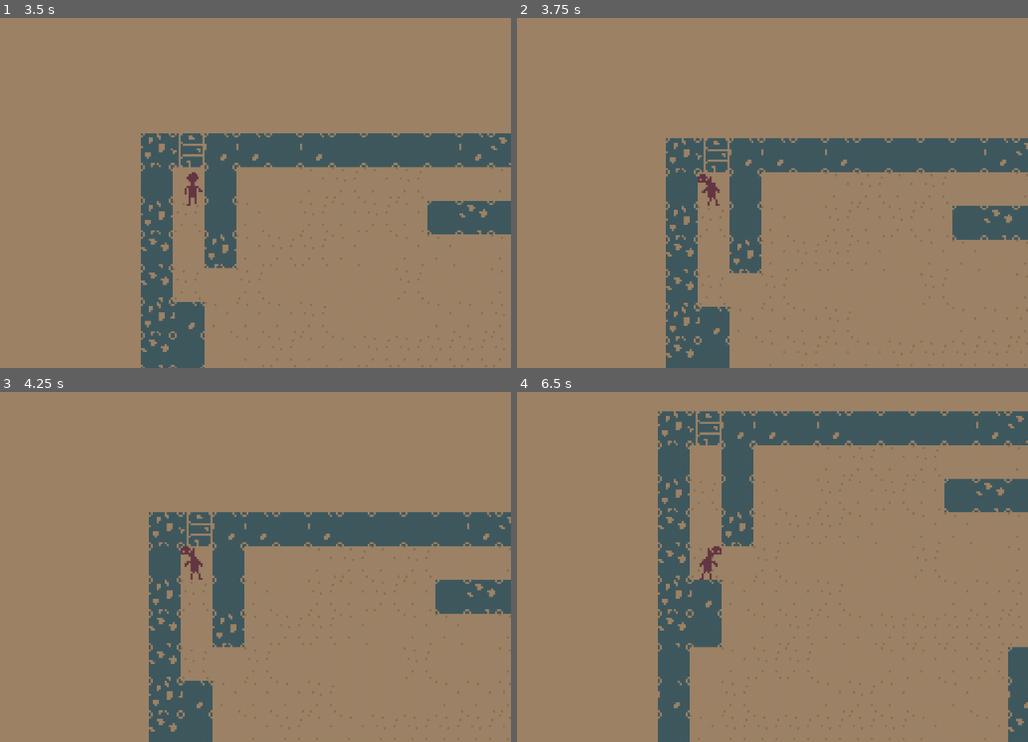
Above: before the commit, frames 1-4 (two rows, left to right).
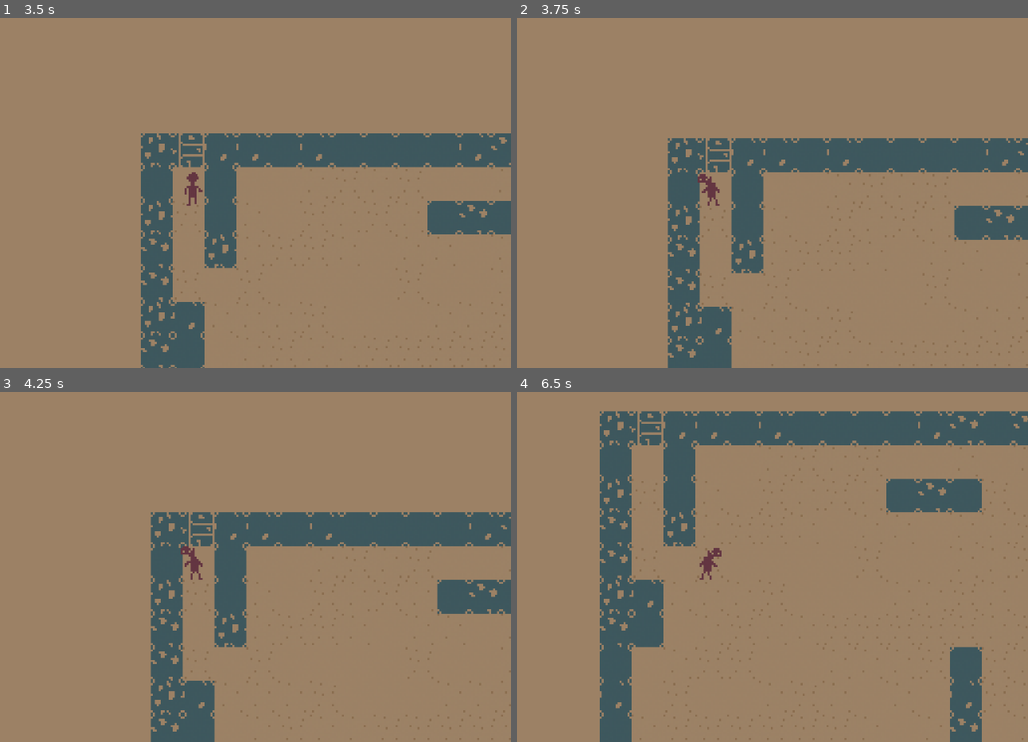
Above: after the commit, the same moments.

Repository: ThomasLandstra/Rougelike
Game: Godot game, scene res://game scene.tscn
Same seed, same stepped clock (60 frames per second), same inputs: the game is played once before the commit and once after it.
Inputs:
- Up to frame 1 (3.5 s): tap Enter at 0.5, 2.75 s; hold Right (ui_right) 0.53-1.28 s; hold Shift 0.53-1.28 s; tap Space at 1.25 s; hold Down (ui_down) 1.28-2.03 s; tap E at 1.35, 2.85 s; hold Right (ui_right) 2.03-2.78 s; hold Shift 2.03-2.78 s; hold Up (ui_up) from 2.78 s (still down)
- Up to frame 2 (3.75 s): release Up (ui_up) at 3.53 s; hold Left (ui_left) from 3.53 s (still down); hold Shift from 3.53 s (still down)
- Up to frame 3 (4.25 s): keep holding Left (ui_left); keep holding Shift
- Up to frame 4 (6.5 s): tap Space at 4.25 s; release Shift at 4.28 s; tap E at 4.35, 5.85 s; tap Enter at 5 s; release Left (ui_left) at 5.03 s; hold Down (ui_down) 5.03-5.78 s; hold Shift 5.03-5.78 s; hold Right (ui_right) from 5.78 s (still down)

Frame 1 is identical in both runs. In frame 2, 2.5% of the frame differs, in the area x 29-100%, y 34-100%; in frame 3, 2.5%; in frame 4, 19%, in the area x 16-100%, y 5-100%.

Commit message:
fix colliders

Diff:
--- a/src/nodes/player.tscn
+++ b/src/nodes/player.tscn
@@ -164,7 +164,7 @@
 "values": [ Vector2( 8, 8 ) ]
 }
 
-[sub_resource type="Animation" id=6]
+[sub_resource type="Animation" id=12]
 resource_name = "Idle_West"
 loop = true
 tracks/0/type = "value"
@@ -201,20 +201,23 @@
 "times": PoolRealArray( 0 ),
 "transitions": PoolRealArray( 1 ),
 "update": 0,
-"values": [ Vector2( 7.5, 8 ) ]
-}
-tracks/3/type = "value"
-tracks/3/path = NodePath("CollisionShape2D:shape")
-tracks/3/interp = 1
-tracks/3/loop_wrap = true
-tracks/3/imported = false
-tracks/3/enabled = true
-tracks/3/keys = {
-"times": PoolRealArray( 0 ),
-"transitions": PoolRealArray( 1 ),
-"update": 1,
-"values": [ SubResource( 1 ) ]
-}
+"values": [ Vector2( 8.5, 8 ) ]
+}
+tracks/3/type = "value"
+tracks/3/path = NodePath("CollisionShape2D:shape")
+tracks/3/interp = 1
+tracks/3/loop_wrap = true
+tracks/3/imported = false
+tracks/3/enabled = true
+tracks/3/keys = {
+"times": PoolRealArray( 0 ),
+"transitions": PoolRealArray( 1 ),
+"update": 1,
+"values": [ SubResource( 11 ) ]
+}
+
+[sub_resource type="RectangleShape2D" id=1]
+extents = Vector2( 5.5, 7.5 )
 
 [sub_resource type="Animation" id=7]
 resource_name = "Run_East"
@@ -254,7 +257,7 @@
 "times": PoolRealArray( 0 ),
 "transitions": PoolRealArray( 1 ),
 "update": 0,
-"values": [ Vector2( 8.5, 8 ) ]
+"values": [ Vector2( 8.5, 8.5 ) ]
 }
 tracks/3/type = "value"
 tracks/3/path = NodePath("CollisionShape2D:shape")
@@ -413,7 +416,7 @@
 "times": PoolRealArray( 0 ),
 "transitions": PoolRealArray( 1 ),
 "update": 0,
-"values": [ Vector2( 7.5, 8 ) ]
+"values": [ Vector2( 7.5, 8.5 ) ]
 }
 tracks/3/type = "value"
 tracks/3/path = NodePath("CollisionShape2D:shape")
@@ -428,9 +431,7 @@
 "values": [ SubResource( 1 ) ]
 }
 
-[node name="player" type="KinematicBody2D" groups=[
-"player",
-]]
+[node name="player" type="KinematicBody2D" groups=["player"]]
 collision_layer = 2
 script = ExtResource( 1 )
 
@@ -446,7 +447,7 @@
 anims/Idle_East = SubResource( 2 )
 anims/Idle_North = SubResource( 4 )
 anims/Idle_South = SubResource( 5 )
-anims/Idle_West = SubResource( 6 )
+anims/Idle_West = SubResource( 12 )
 anims/Run_East = SubResource( 7 )
 anims/Run_North = SubResource( 8 )
 anims/Run_South = SubResource( 9 )
--- a/src/nodes/zombie.tscn
+++ b/src/nodes/zombie.tscn
@@ -213,8 +213,11 @@
 "times": PoolRealArray( 0 ),
 "transitions": PoolRealArray( 1 ),
 "update": 1,
-"values": [ SubResource( 1 ) ]
-}
+"values": [ SubResource( 11 ) ]
+}
+
+[sub_resource type="RectangleShape2D" id=1]
+extents = Vector2( 5.5, 7.5 )
 
 [sub_resource type="Animation" id=7]
 resource_name = "Run_East"
@@ -254,7 +257,7 @@
 "times": PoolRealArray( 0 ),
 "transitions": PoolRealArray( 1 ),
 "update": 0,
-"values": [ Vector2( 0.5, 0 ) ]
+"values": [ Vector2( 0.5, 0.5 ) ]
 }
 tracks/3/type = "value"
 tracks/3/path = NodePath("CollisionShape2D:shape")
@@ -413,7 +416,7 @@
 "times": PoolRealArray( 0 ),
 "transitions": PoolRealArray( 1 ),
 "update": 0,
-"values": [ Vector2( -0.5, 0 ) ]
+"values": [ Vector2( -0.5, 0.5 ) ]
 }
 tracks/3/type = "value"
 tracks/3/path = NodePath("CollisionShape2D:shape")
@@ -428,10 +431,9 @@
 "values": [ SubResource( 1 ) ]
 }
 
-[node name="zombie" type="KinematicBody2D" groups=[
-"enemies",
-]]
+[node name="zombie" type="KinematicBody2D" groups=["enemies"]]
 collision_layer = 4
+collision_mask = 5
 script = ExtResource( 1 )
 
 [node name="body" type="Sprite" parent="."]
@@ -441,13 +443,12 @@
 centered = false
 hframes = 6
 vframes = 7
-frame = 19
 
 [node name="AnimationPlayer" type="AnimationPlayer" parent="."]
 anims/Idle_East = SubResource( 2 )
 anims/Idle_North = SubResource( 4 )
 anims/Idle_South = SubResource( 5 )
-anims/Idle_West = SubResource( 6 )
+anims/Idle_West = SubResource( 12 )
 anims/Run_East = SubResource( 7 )
 anims/Run_North = SubResource( 8 )
 anims/Run_South = SubResource( 9 )
@@ -465,3 +466,4 @@
 [node name="Line2D" type="Line2D" parent="."]
 light_mask = 4
 points = PoolVector2Array( 188.343, 19.7491 )
+width = 3.0
Not shown: 3 places in src/nodes/player.tscn that only renumber resources
Not shown: 4 places in src/nodes/zombie.tscn that only renumber resources
